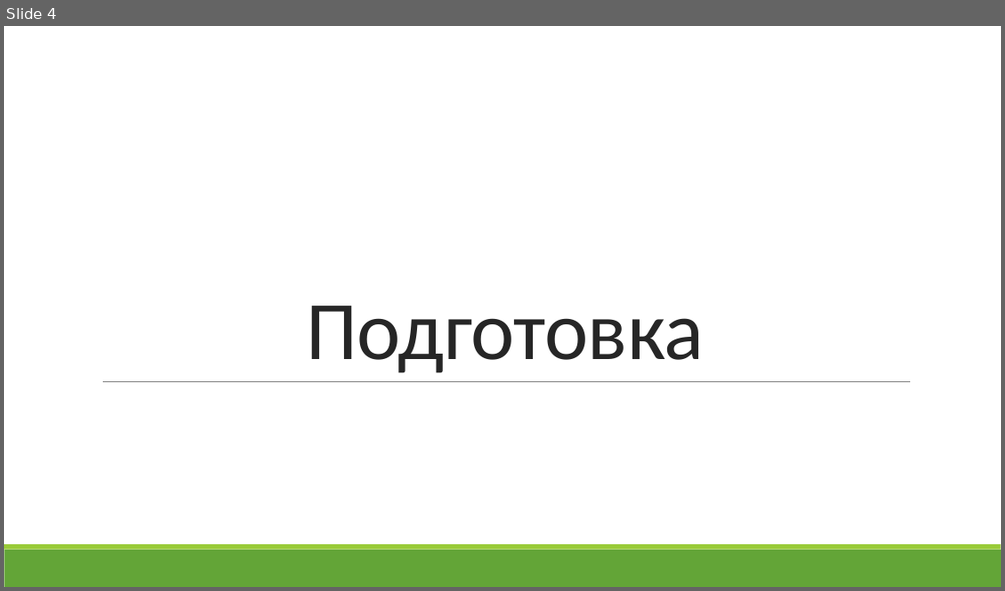
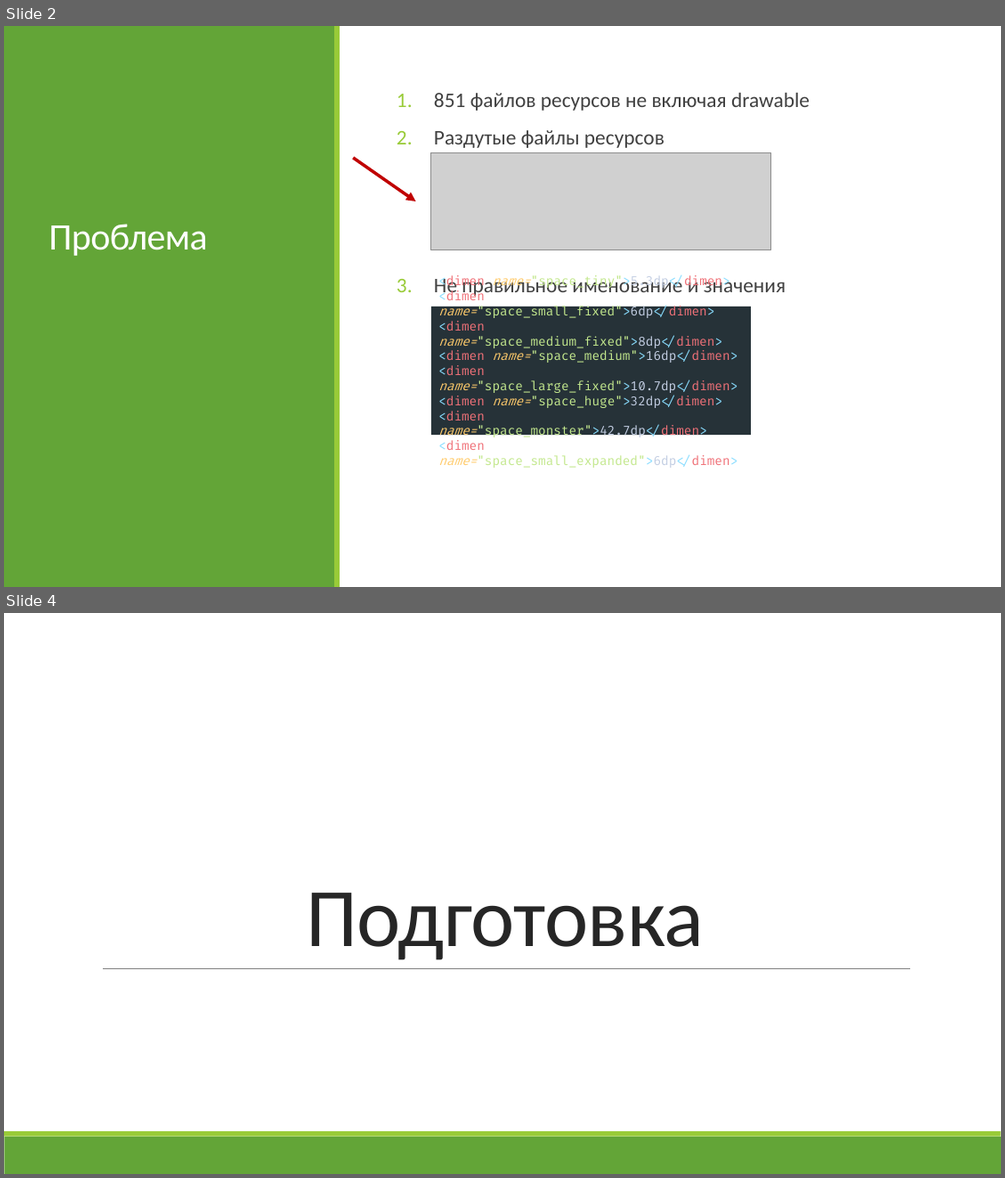
Before and after one commit to ZebanNikolay/android-style-best-practices, a slide deck: Большая стирка тем и стилей в Android.pptm. Shown one above the other, each under a label of ours: slide 4 before the commit, slides 2 and 4 after it; the slides between them are not shown. The pictures are 1005x591 and 1005x1178 pixels, drawn with LibreOffice and Linux fonts; fonts in the diff are those of the drawing; grey boxes stand for pictures. Boxes give left, top, right and bottom in pixels: in the first picture for what was removed or moved away, otherwise in the second. Text is boxed around its words. In the diff, an @@ line names an element or a change of style, - is before the commit and + after.

```diff
--- a/Большая стирка тем и стилей в Android.pptm
+++ b/Большая стирка тем и стилей в Android.pptm
@@ slide 2 added at box(4, 26, 1001, 587), background #FFFFFF @@
@@ rectangle added at box(4, 26, 335, 587), fill #63A537 @@
@@ rectangle added at box(334, 26, 340, 587), fill #99CB38 @@
@@ text added at box(434, 93, 809, 297), 20 pt, text #404040 @@
+1. 851 файлов ресурсов не включая drawable
+2. Раздутые файлы ресурсов
+3. Не правильное именование и значения
@@ arrow added from (353, 158) to (416, 201), #C00000 3 pt @@
@@ picture added at box(431, 153, 770, 249) @@
@@ title added at box(48, 224, 207, 256), 36 pt, text #FFFFFF @@
+Проблема
@@ rectangle added at box(431, 306, 751, 435), fill #263238, 12 pt, text #C3E88D @@
+<dimen name="space_tiny">5.3dp</dimen>
+<dimen name="space_small_fixed">6dp</dimen>
+<dimen name="space_medium_fixed">8dp</dimen>
+<dimen name="space_medium">16dp</dimen>
+<dimen name="space_large_fixed">10.7dp</dimen>
+<dimen name="space_huge">32dp</dimen>
+<dimen name="space_monster">42.7dp</dimen>
+<dimen name="space_small_expanded">6dp</dimen>
```
Also in this commit, not shown: 9 slides changed, 2 other slides added, 2 slides removed.
